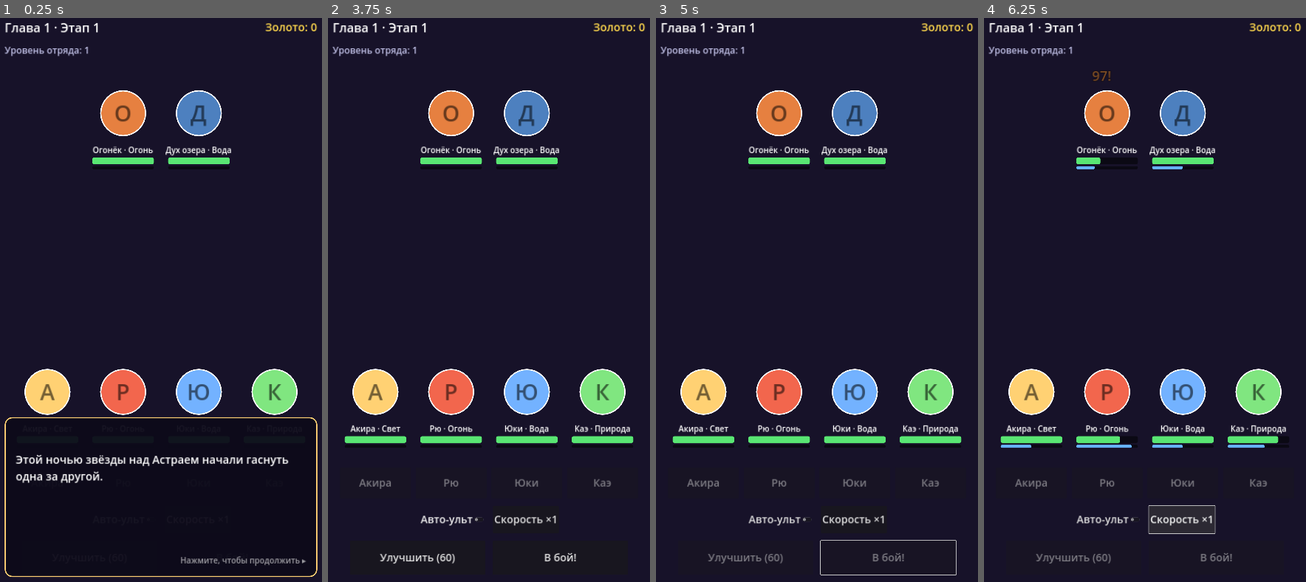
Above: before the commit, frames 1-4 (left to right).
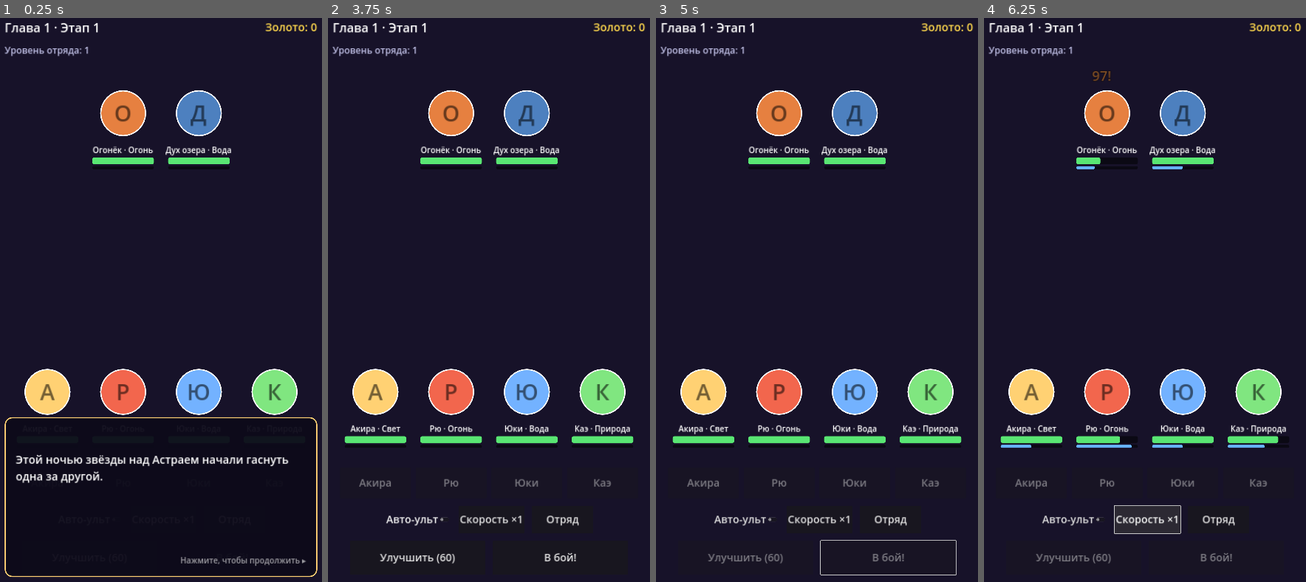
Above: after the commit, the same moments.

Repository: sklallk55-droid/The-Stardust-Chronicles
Game: Godot game, scene res://main.tscn
Two runs of this game, one before a commit and one after it. Both use one fixed random seed, a clock stepped at 60 frames per second and the inputs below.
Inputs (mouse positions are in pixels of both pictures, inside the frame that each line leads up to):
- Up to frame 1 (0.25 s): no input
- Up to frame 2 (3.75 s): click (563, 519) at 0.5 s, where only the run after the commit has a clickable "Отряд"; click "Авто-ульт" at 1.25 s; click "Скорость ×1" at 2 s; click "Улучшить (60)" at 2.75 s; click "Авто-ульт" at 3.5 s
- Up to frame 3 (5 s): click "В бой!" at 4.25 s
- Up to frame 4 (6.25 s): click "Скорость ×1" at 5 s; click "Скорость ×2" at 5.75 s

The runs differ from the first frame. In frame 2, 0.5% of the frame differs, in the area x 17-78%, y 88-91%; in frame 3, 0.5%; in frame 4, 0.7%, in the area x 18-78%, y 86-92%.

Commit message:
Update main.gd

Diff:
--- a/main.gd
+++ b/main.gd
@@ -1,9 +1,10 @@
 extends Control
-## Prototype screen: story, auto-battle, rewards and squad upgrade. UI is built in code.
+## Prototype screen: story, auto-battle, rewards, gear and squad upgrade. UI is built in code.
 
 const Data = preload("res://data.gd")
 const Unit = preload("res://unit.gd")
 const Battle = preload("res://battle.gd")
+const Equipment = preload("res://equipment.gd")
 
 const SAVE_PATH := "user://save.cfg"
 const IDLE_CAP_SEC := 12 * 3600
@@ -21,6 +22,9 @@
 var cards := {}  # Unit -> {sprite, hp, en, box}
 var ult_buttons := []  # [{unit, button}]
 var story_lines: Array = []
+var equipped := {}  # hero_id -> {slot: item}
+var inventory: Array = []
+var rng := RandomNumberGenerator.new()
 
 var stage_label: Label
 var gold_label: Label
@@ -36,11 +40,14 @@
 var story_panel: PanelContainer
 var story_speaker: Label
 var story_text: Label
+var squad_panel: PanelContainer
+var squad_list: VBoxContainer
 
 
 func _ready() -> void:
 	theme = Theme.new()
 	theme.default_font_size = 34
+	rng.randomize()
 	_build_ui()
 	_load()
 	_prepare_battle()
@@ -98,6 +105,7 @@
 	middle.size_flags_vertical = Control.SIZE_EXPAND_FILL
 	col.add_child(middle)
 	result_label = _label("", 72)
+	result_label.horizontal_alignment = HORIZONTAL_ALIGNMENT_CENTER
 	middle.add_child(result_label)
 
 	hero_row = _row()
@@ -116,6 +124,9 @@
 	controls.add_child(auto_button)
 	speed_button = _button("Скорость ×1", _toggle_speed)
 	controls.add_child(speed_button)
+	var squad_button := _button("Отряд", _show_squad)
+	squad_button.custom_minimum_size.x = 200
+	controls.add_child(squad_button)
 
 	var actions := HBoxContainer.new()
 	actions.alignment = BoxContainer.ALIGNMENT_CENTER
@@ -129,6 +140,7 @@
 	actions.add_child(start_button)
 
 	_build_story_panel()
+	_build_squad_panel()
 
 
 func _build_story_panel() -> void:
@@ -218,7 +230,9 @@
 
 	var hero_units := []
 	for d in Data.heroes():
-		hero_units.append(Unit.new(d, true, Data.hero_power(level)))
+		var hero := Unit.new(d, true, Data.hero_power(level))
+		Equipment.apply(hero, equipped.get(hero.id, {}))
+		hero_units.append(hero)
 	var enemy_units := []
 	for d in Data.stage_enemies(stage):
 		enemy_units.append(Unit.new(d, false, Data.enemy_power(stage)))
@@ -264,6 +278,11 @@
 		var reward := Data.victory_gold(stage)
 		gold += reward
 		result_label.text = "Победа! +%d" % reward
+		var drop := Equipment.roll_drop(stage, rng)
+		if not drop.is_empty():
+			inventory.append(drop)
+			Equipment.equip_best(equipped, inventory)
+			result_label.text += "\nВыпало: " + Equipment.item_label(drop)
 		result_label.add_theme_color_override("font_color", Color(1, 0.85, 0.3))
 		stage += 1
 		start_button.text = "Дальше"
@@ -315,6 +334,90 @@
 func _toggle_speed() -> void:
 	speed = 2.0 if speed == 1.0 else 1.0
 	speed_button.text = "Скорость ×%d" % int(speed)
+
+
+# --- Squad screen ---
+
+func _build_squad_panel() -> void:
+	squad_panel = PanelContainer.new()
+	squad_panel.set_anchors_preset(Control.PRESET_FULL_RECT)
+	squad_panel.offset_left = 32
+	squad_panel.offset_right = -32
+	squad_panel.offset_top = 140
+	squad_panel.offset_bottom = -140
+	var style := StyleBoxFlat.new()
+	style.bg_color = Color(0.05, 0.04, 0.1, 0.97)
+	style.border_color = Color(0.5, 0.7, 1.0)
+	style.set_border_width_all(4)
+	style.set_corner_radius_all(24)
+	style.set_content_margin_all(36)
+	squad_panel.add_theme_stylebox_override("panel", style)
+	add_child(squad_panel)
+
+	var v := VBoxContainer.new()
+	v.add_theme_constant_override("separation", 24)
+	squad_panel.add_child(v)
+	v.add_child(_label("Отряд", 52))
+	var scroll := ScrollContainer.new()
+	scroll.size_flags_vertical = Control.SIZE_EXPAND_FILL
+	scroll.horizontal_scroll_mode = ScrollContainer.SCROLL_MODE_DISABLED
+	v.add_child(scroll)
+	squad_list = VBoxContainer.new()
+	squad_list.size_flags_horizontal = Control.SIZE_EXPAND_FILL
+	squad_list.add_theme_constant_override("separation", 28)
+	scroll.add_child(squad_list)
+	var buttons := HBoxContainer.new()
+	buttons.alignment = BoxContainer.ALIGNMENT_CENTER
+	buttons.add_theme_constant_override("separation", 24)
+	v.add_child(buttons)
+	var best := _button("Надеть лучшее", func():
+		Equipment.equip_best(equipped, inventory)
+		_save()
+		_fill_squad())
+	best.custom_minimum_size.x = 420
+	buttons.add_child(best)
+	var close := _button("Закрыть", func():
+		squad_panel.hide()
+		if not running:
+			_prepare_battle())
+	close.custom_minimum_size.x = 420
+	buttons.add_child(close)
+	squad_panel.hide()
+
+
+func _show_squad() -> void:
+	if running:
+		return
+	_fill_squad()
+	squad_panel.show()
+
+
+func _fill_squad() -> void:
+	for c in squad_list.get_children():
+		c.queue_free()
+	for d in Data.heroes():
+		var u := Unit.new(d, true, Data.hero_power(level))
+		var gear: Dictionary = equipped.get(u.id, {})
+		Equipment.apply(u, gear)
+		var block := VBoxContainer.new()
+		block.add_theme_constant_override("separation", 4)
+		var title := _label("%s · %s · ур. %d" % [u.name, Data.ELEMENT_NAMES[u.element], level], 38)
+		title.add_theme_color_override("font_color", u.color)
+		block.add_child(title)
+		block.add_child(_label("HP %d   АТК %d   ЗАЩ %d   СКР %d" % [u.max_hp, u.atk, u.def, u.spd], 30))
+		for slot in Equipment.SLOTS:
+			var text := "%s: —" % Equipment.SLOT_NAMES[slot]
+			var color := Color(0.6, 0.6, 0.7)
+			if gear.has(slot):
+				text = Equipment.item_label(gear[slot])
+				color = Equipment.RARITY_COLORS[gear[slot]["rarity"]]
+			var l := _label("   " + text, 28)
+			l.add_theme_color_override("font_color", color)
+			block.add_child(l)
+		squad_list.add_child(block)
+	var bag := _label("В сумке: %d / %d" % [inventory.size(), Equipment.INVENTORY_CAP], 28)
+	bag.modulate = Color(1, 1, 1, 0.7)
+	squad_list.add_child(bag)
 
 
 # --- Story ---
@@ -447,6 +550,8 @@
 	cfg.set_value("player", "gold", gold)
 	cfg.set_value("player", "level", level)
 	cfg.set_value("player", "story_seen", story_seen)
+	cfg.set_value("gear", "equipped", equipped)
+	cfg.set_value("gear", "inventory", inventory)
 	cfg.set_value("player", "last_seen", int(Time.get_unix_time_from_system()))
 	cfg.save(SAVE_PATH)
 
@@ -459,6 +564,8 @@
 	gold = cfg.get_value("player", "gold", 0)
 	level = cfg.get_value("player", "level", 1)
 	story_seen = cfg.get_value("player", "story_seen", 0)
+	equipped = cfg.get_value("gear", "equipped", {})
+	inventory = cfg.get_value("gear", "inventory", [])
 	var away := int(Time.get_unix_time_from_system()) - int(cfg.get_value("player", "last_seen", 0))
 	away = clampi(away, 0, IDLE_CAP_SEC)
 	var idle_gold := int(away / 60.0 * Data.idle_gold_per_min(maxi(1, stage - 1)))
